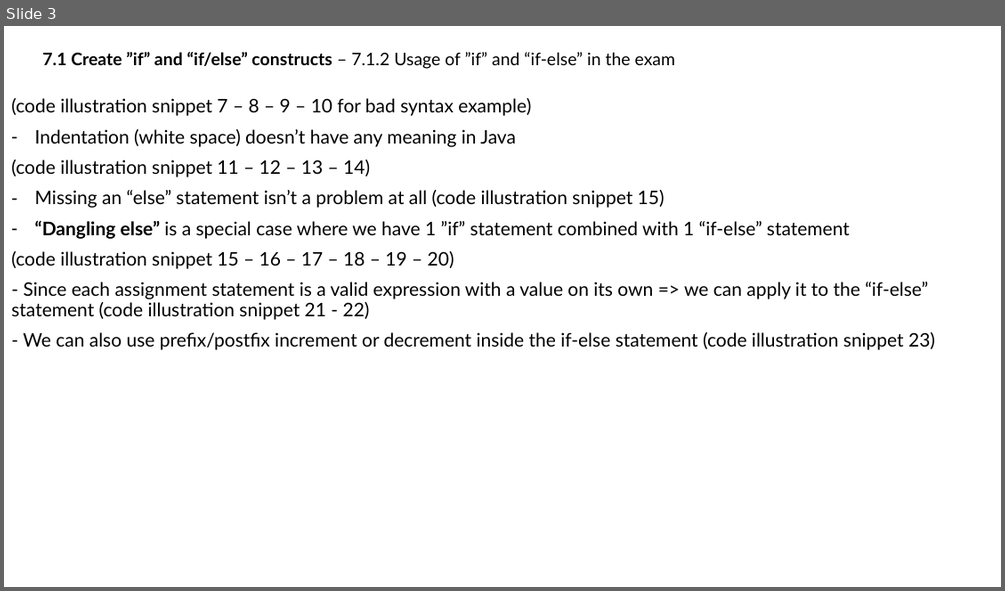
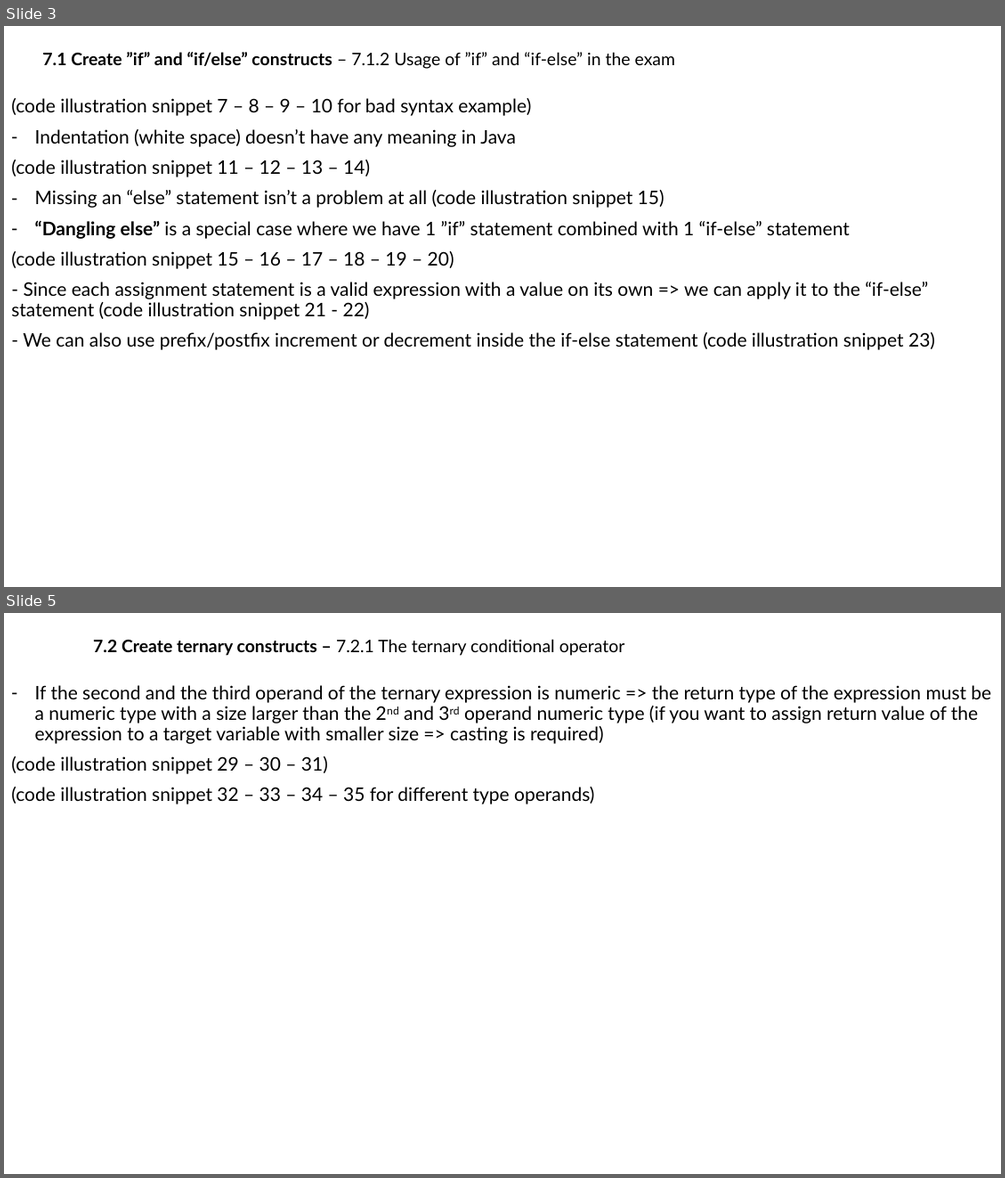
Before and after one commit to MaiDinhVinh/CS-Java, a slide deck: Java SE 8 Teaching Material/Chapter 7 - Using Decision Statement.pptx. Shown one above the other, each under a label of ours: slide 3 before the commit, slides 3 and 5 after it; the slides between them are not shown. The pictures are 1005x591 and 1005x1178 pixels, drawn with LibreOffice and Linux fonts; fonts in the diff are those of the drawing. Boxes give left, top, right and bottom in pixels: in the first picture for what was removed or moved away, otherwise in the second. Text is boxed around its words. In the diff, an @@ line names an element or a change of style, - is before the commit and + after.

```diff
--- a/Java SE 8 Teaching Material/Chapter 7 - Using Decision Statement.pptx
+++ b/Java SE 8 Teaching Material/Chapter 7 - Using Decision Statement.pptx
@@ slide 5 added at [4, 613, 1001, 1174], background #FFFFFF @@
@@ subtitle added at [93, 639, 625, 656], 16.6 pt, text #000000 @@
+7.2 Create ternary constructs – 7.2.1 The ternary conditional operator
@@ text added at [11, 685, 991, 804], 18 pt, text #000000 @@
+– If the second and the third operand of the ternary expression is numeric => the return type of the expression must be a numeric type with a size larger than the 2nd and 3rd operand numeric type (if you want to assign return value of the expression to a target variable with smaller size => casting is required)
+(code illustration snippet 29 – 30 – 31)
+(code illustration snippet 32 – 33 – 34 – 35 for different type operands)
```
Also in this commit, not shown: 1 slide changed, 2 other slides added.
